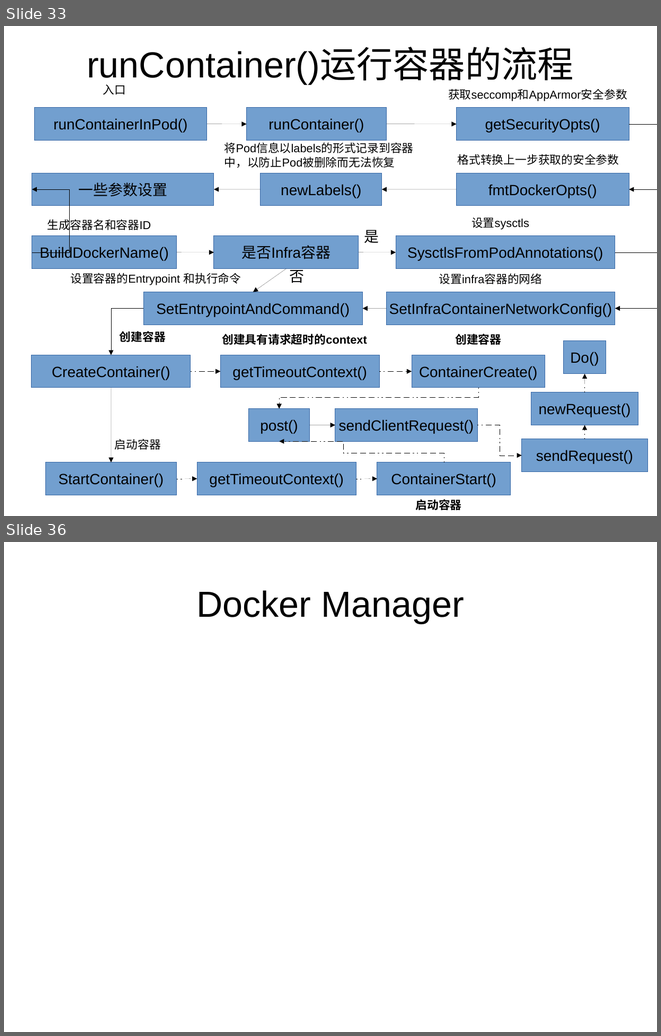
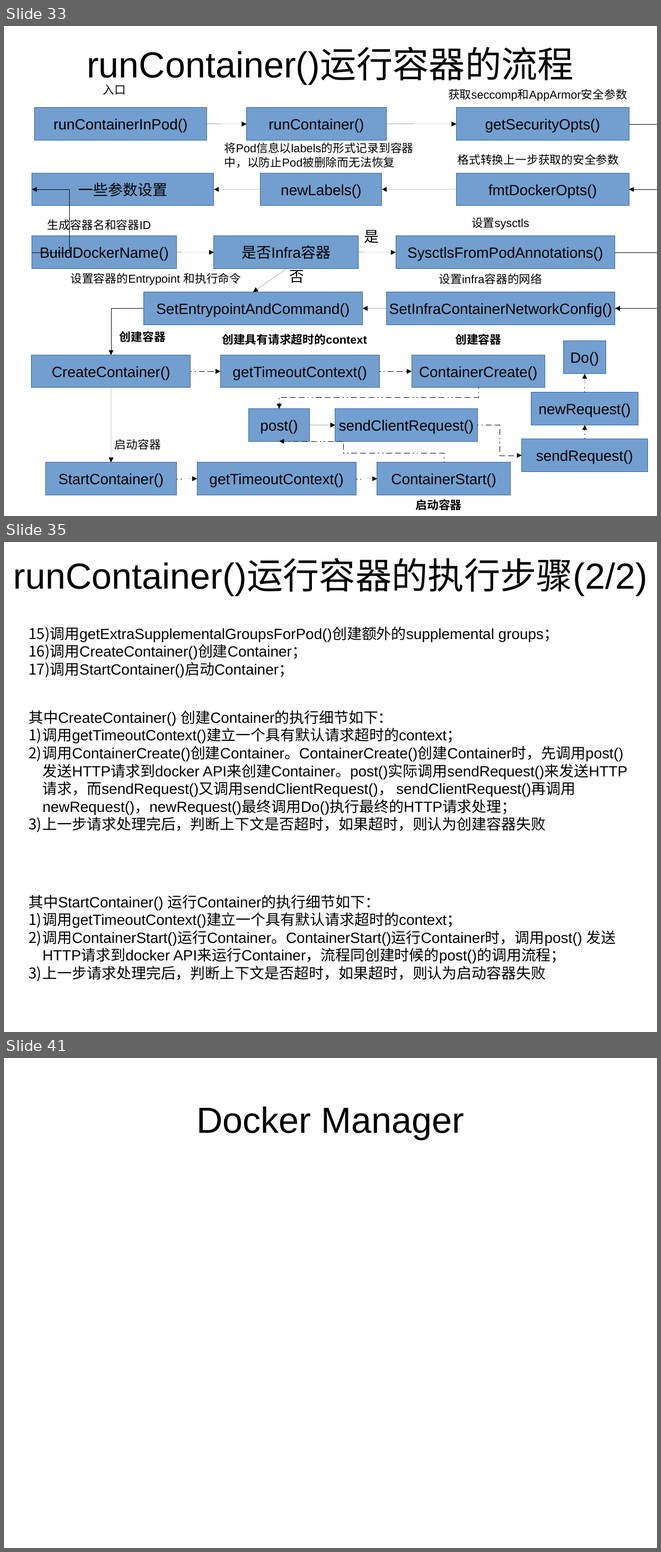
Before and after one commit to loveliuliu/Kubernetes-step-by-step, a slide deck: code_analysis/Kubelet/Kubelet.odp. Shown one above the other, each under a label of ours: slides 33 and 36 before the commit, slides 33, 35 and 41 after it; the slides between them are not shown. The pictures are 661x1036 and 661x1552 pixels, drawn with LibreOffice and Linux fonts; fonts in the diff are those of the drawing. Boxes give left, top, right and bottom in pixels: in the first picture for what was removed or moved away, otherwise in the second. Text is boxed around its words. In the diff, an @@ line names an element or a change of style, - is before the commit and + after.

```diff
--- a/code_analysis/Kubelet/Kubelet.odp
+++ b/code_analysis/Kubelet/Kubelet.odp
@@ slide 35 added at box(4, 542, 657, 1032), background #FFFFFF @@
@@ title added at box(14, 560, 647, 596), 44 pt, text #000000 @@
+runContainer()运行容器的执行步骤(2/2)
@@ text added at box(28, 626, 558, 678), 18 pt, text #000000 @@
+15) 调用getExtraSupplementalGroupsForPod()创建额外的supplemental groups；
+16) 调用CreateContainer()创建Container；
+17) 调用StartContainer()启动Container；
@@ text added at box(28, 710, 627, 832), 18 pt, text #000000 @@
+其中CreateContainer() 创建Container的执行细节如下：
+1) 调用getTimeoutContext()建立一个具有默认请求超时的context；
+2) 调用ContainerCreate()创建Container。ContainerCreate()创建Container时，先调用post() 发送HTTP请求到docker API来创建Container。post()实际调用sendRequest()来发送HTTP请求，而sendRequest()又调用sendClientRequest()， sendClientRequest()再调用newRequest()，newRequest()最终调用Do()执行最终的HTTP请求处理；
+3) 上一步请求处理完后，判断上下文是否超时，如果超时，则认为创建容器失败
@@ text added at box(28, 894, 616, 981), 18 pt, text #000000 @@
+其中StartContainer() 运行Container的执行细节如下：
+1) 调用getTimeoutContext()建立一个具有默认请求超时的context；
+2) 调用ContainerStart()运行Container。ContainerStart()运行Container时，调用post() 发送HTTP请求到docker API来运行Container，流程同创建时候的post()的调用流程；
+3) 上一步请求处理完后，判断上下文是否超时，如果超时，则认为启动容器失败
@@ what was slide 36 is now slide 41 @@
```
Also in this commit, not shown: 3 slides changed, 8 other slides added, 1 slide removed.
